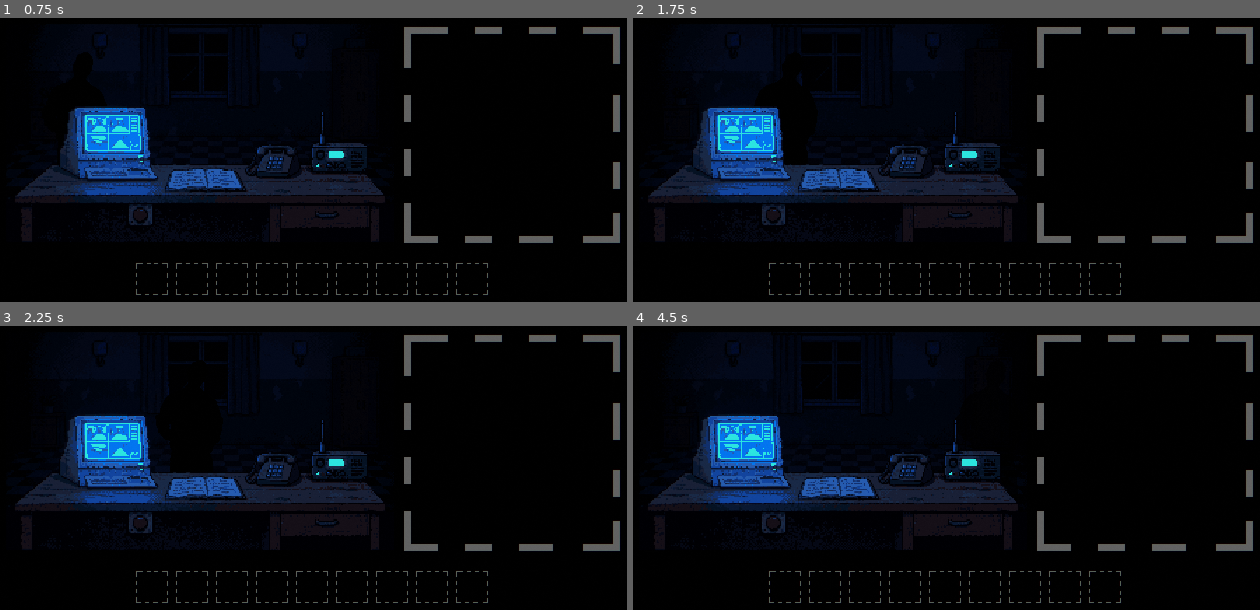
Above: before the commit, frames 1-4 (two rows, left to right).
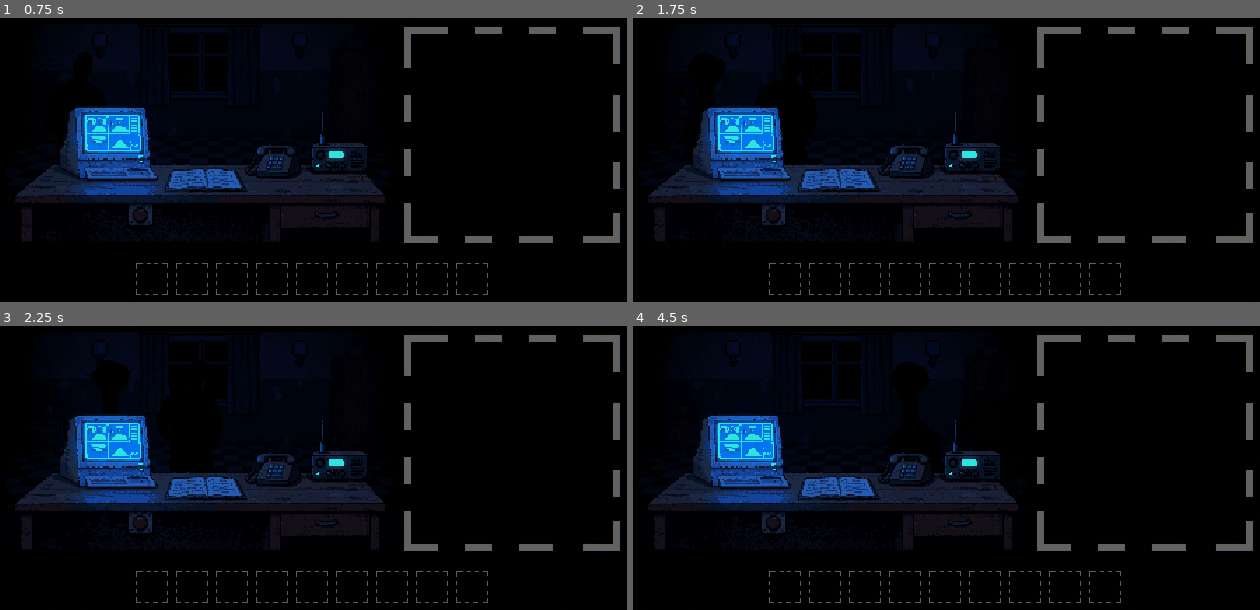
Above: after the commit, the same moments.

Repository: Blyaprint/StudakPlease
Game: Godot game, scene res://scenes/main.tscn
The game is run twice, just before and just after one commit, with the same random seed, the same clock (stepped at 60 frames per second) and the same inputs.
Inputs (mouse positions are in pixels of both pictures, inside the frame that each line leads up to):
- Up to frame 1 (0.75 s): move the mouse to (451, 145) at 0.52 s; tap Space at 0.6 s; click (451, 145) at 0.67 s
- Up to frame 2 (1.75 s): tap Space at 0.77, 1.07 s; drag from (814, 179) to (915, 233) at 1.27 s
- Up to frame 3 (2.25 s): move the mouse to (376, 391) at 2.02 s; tap Space at 2.1 s; click (376, 391) at 2.17 s
- Up to frame 4 (4.5 s): drag from (915, 541) to (752, 416) at 2.77 s; move the mouse to (1134, 524) at 3.52 s; tap Space at 3.6, 3.77, 4.07 s; click (1134, 524) at 3.67 s; tap Escape at 4.15 s; drag from (752, 416) to (846, 379) at 4.27 s

Frame 1 is identical in both runs. In frame 2, less than 0.1% of the frame differs, in the area x 10-15%, y 13-19%; in frame 3, 0.3%; in frame 4, 0.3%, in the area x 41-48%, y 12-27%.

Commit message:
Add visitor spawning and Game Over handling

Diff:
--- a/scripts/main.gd
+++ b/scripts/main.gd
@@ -1,17 +1,135 @@
 extends Node2D
 
+const NPC_SCENE: PackedScene = preload("res://scenes/npc.tscn")
+const KRIVOY_SCENE: PackedScene = preload("res://scenes/krivoy.tscn")
+
+@export_group("Появление посетителей")
+@export var spawn_delay: float = 1.0
+@export_range(0.0, 1.0, 0.05) var krivoy_spawn_chance: float = 0.5
+
+@export_group("Общие параметры посетителей")
+@export var visitor_speed: float = 75.0
+@export var visitor_spawn_pos: Vector2 = Vector2(28.0, 150.0)
+@export var visitor_wait_pos: Vector2 = Vector2(208.0, 180.0)
+@export var visitor_exit_right_pos: Vector2 = Vector2(558.0, 150.0)
+@export var visitor_exit_left_pos: Vector2 = Vector2(-180.0, 150.0)
+@export var visitor_spawn_scale: float = 0.5
+@export var visitor_wait_scale: float = 0.8
+@export var visitor_exit_scale: float = 0.5
+@export var desk_route_lock_x: float = 35.0
+@export var pass_route_lock_x: float = 400.0
+@export var reveal_start_distance: float = 60.0
+@export var reveal_duration: float = 1.5
+
 @onready var night_overlay: CanvasLayer = get_node_or_null("NightOverlay")
+
+var _spawn_timer: Timer
+var _active_visitor: Node2D
+var _game_over: bool = false
+
 
 func _ready() -> void:
 	GameState.light_mode_changed.connect(_on_light_mode_changed)
 	_on_light_mode_changed(GameState.is_lit_mode)
 
+	_spawn_timer = Timer.new()
+	_spawn_timer.name = "VisitorSpawnTimer"
+	_spawn_timer.one_shot = true
+	add_child(_spawn_timer)
+	_spawn_timer.timeout.connect(_spawn_next_visitor)
+	_spawn_timer.start(maxf(spawn_delay, 0.05))
+
+
 func _on_light_mode_changed(is_lit: bool) -> void:
 	if night_overlay:
 		night_overlay.visible = not is_lit
 
+
+func _spawn_next_visitor() -> void:
+	if _game_over:
+		return
+
+	# Защита от повторного запуска, пока предыдущий посетитель ещё в дереве.
+	if get_tree().get_first_node_in_group("visitor") != null:
+		_spawn_timer.start(0.25)
+		return
+
+	var visitor: Node2D
+	if randf() < krivoy_spawn_chance:
+		visitor = KRIVOY_SCENE.instantiate() as Node2D
+	else:
+		visitor = NPC_SCENE.instantiate() as Node2D
+
+	_configure_visitor(visitor)
+
+	if visitor.has_signal("game_over_requested"):
+		visitor.connect("game_over_requested", Callable(self, "_show_game_over"))
+
+	_active_visitor = visitor
+	visitor.tree_exited.connect(_on_active_visitor_exited)
+	add_child(visitor)
+
+
+func _configure_visitor(visitor: Node2D) -> void:
+	visitor.set("speed", visitor_speed)
+	visitor.set("spawn_pos", visitor_spawn_pos)
+	visitor.set("wait_pos", visitor_wait_pos)
+	visitor.set("exit_right_pos", visitor_exit_right_pos)
+	visitor.set("exit_left_pos", visitor_exit_left_pos)
+	visitor.set("spawn_scale", visitor_spawn_scale)
+	visitor.set("wait_scale", visitor_wait_scale)
+	visitor.set("exit_scale", visitor_exit_scale)
+	visitor.set("desk_route_lock_x", desk_route_lock_x)
+	visitor.set("pass_route_lock_x", pass_route_lock_x)
+	visitor.set("reveal_start_distance", reveal_start_distance)
+	visitor.set("reveal_duration", reveal_duration)
+	visitor.set("passing_walk_amplitude", 0.5)
+
+	# Сохраняем текущее значение squash для стандартного NPC из main.tscn.
+	if visitor.has_method("allow_pass"):
+		visitor.set("squash_amount", 0.0)
+		visitor.set("fade_to_shadow_time", 0.7)
+
+
+func _on_active_visitor_exited() -> void:
+	_active_visitor = null
+	if not _game_over and is_instance_valid(_spawn_timer):
+		_spawn_timer.start(maxf(spawn_delay, 0.05))
+
+
+func _show_game_over() -> void:
+	if _game_over:
+		return
+
+	_game_over = true
+	if _spawn_timer:
+		_spawn_timer.stop()
+
+	var overlay := CanvasLayer.new()
+	overlay.name = "GameOverLayer"
+	overlay.layer = 100
+	overlay.process_mode = Node.PROCESS_MODE_ALWAYS
+	add_child(overlay)
+
+	var background := ColorRect.new()
+	background.color = Color(0.0, 0.0, 0.0, 0.85)
+	background.mouse_filter = Control.MOUSE_FILTER_IGNORE
+	background.set_anchors_and_offsets_preset(Control.PRESET_FULL_RECT)
+	overlay.add_child(background)
+
+	var label := Label.new()
+	label.text = "GAME OVER"
+	label.horizontal_alignment = HORIZONTAL_ALIGNMENT_CENTER
+	label.vertical_alignment = VERTICAL_ALIGNMENT_CENTER
+	label.add_theme_font_size_override("font_size", 32)
+	label.set_anchors_and_offsets_preset(Control.PRESET_FULL_RECT)
+	background.add_child(label)
+
+	get_tree().paused = true
+
+
 func _input(event: InputEvent) -> void:
-	if event is not InputEventKey or not event.pressed or event.echo:
+	if _game_over or event is not InputEventKey or not event.pressed or event.echo:
 		return
 
 	var pc = get_tree().get_first_node_in_group("pc_ui")
@@ -21,18 +139,20 @@
 			get_viewport().set_input_as_handled()
 		return
 
+	# В этой группе находятся только обычные NPC. «Кривой» в неё не входит.
 	var npc = get_tree().get_first_node_in_group("npc")
 	if not npc:
 		return
 
-	# Если NPC еще едет или уже уходит, клавиши игнорируются.
 	if not npc.has_arrived or npc.is_leaving:
 		return
 
 	if event.keycode == KEY_SPACE:
 		npc.allow_pass()
+		get_viewport().set_input_as_handled()
 	elif event.keycode == KEY_ESCAPE:
 		npc.deny_pass()
+		get_viewport().set_input_as_handled()
 
 
 func _on_icon_radar_gui_input(event: InputEvent) -> void:
